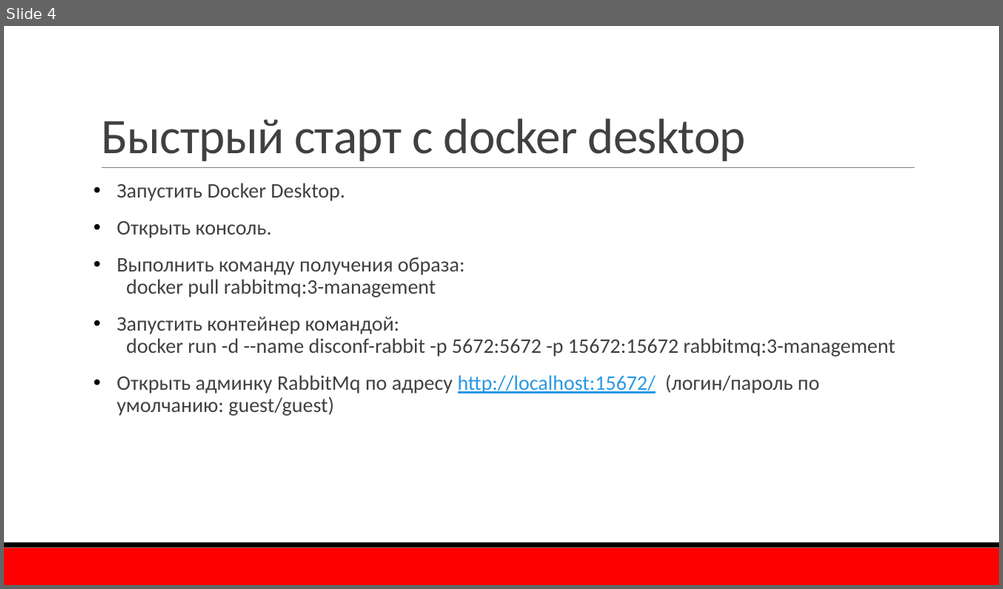
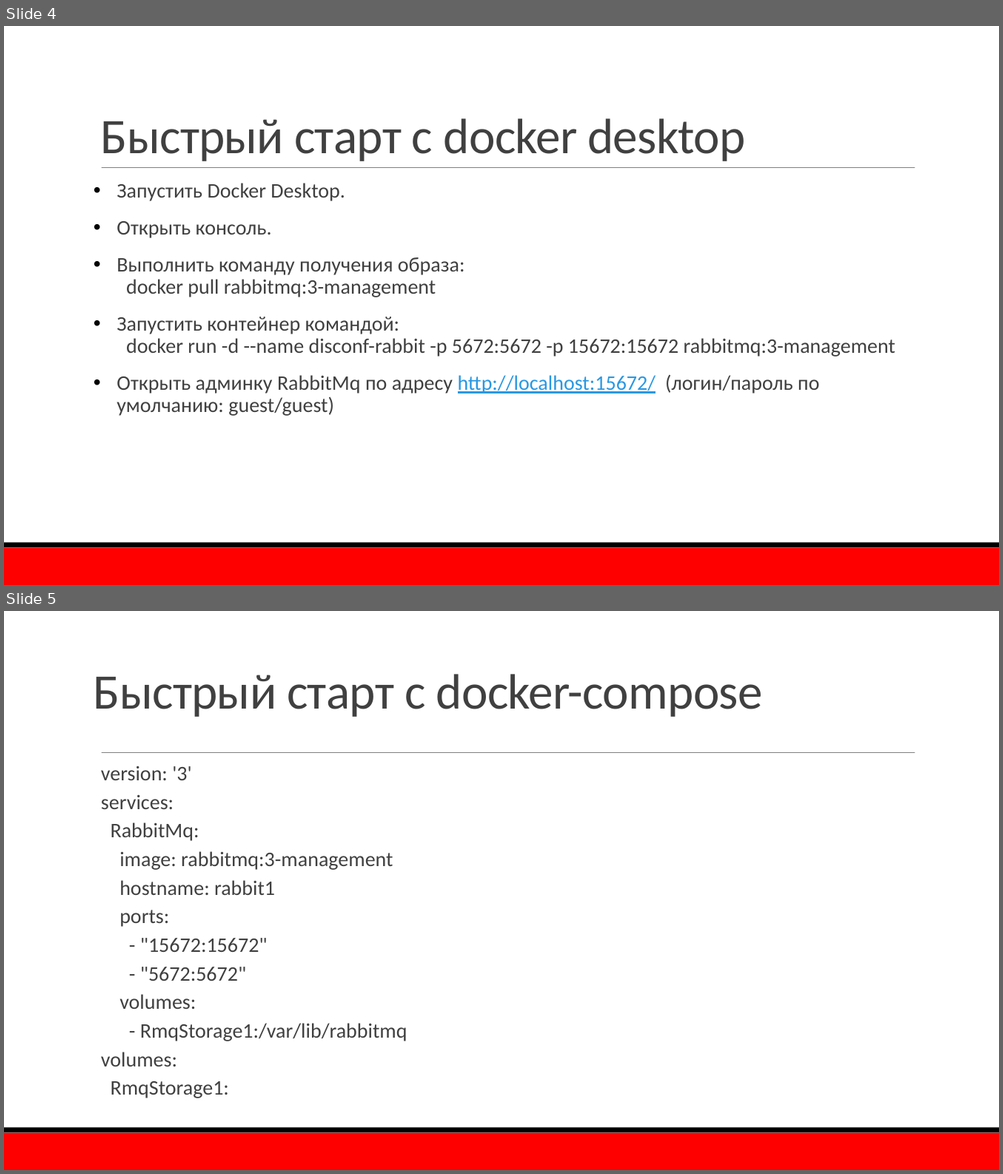
Before and after one commit to TurCons/DisconfRabbitMq, a slide deck: presentation/RabbitMQ.pptx. Shown one above the other, each under a label of ours: slide 4 before the commit, slides 4 and 5 after it. The pictures are 1003x589 and 1003x1174 pixels, drawn with LibreOffice and Linux fonts; fonts in the diff are those of the drawing; background and template pictures are left out. Boxes give left, top, right and bottom in pixels: in the first picture for what was removed or moved away, otherwise in the second. Text is boxed around its words. In the diff, an @@ line names an element or a change of style, - is before the commit and + after.

```diff
--- a/presentation/RabbitMQ.pptx
+++ b/presentation/RabbitMQ.pptx
@@ slide 5 added at box(4, 611, 999, 1170), background #FFFFFF; not listed: 3 template elements that a slide beside it also shows @@
@@ title added at box(94, 674, 762, 717), 48 pt, text #404040 @@
+Быстрый старт с docker-compose
@@ text added at box(101, 766, 407, 1099), 20 pt, text #404040 @@
+version: '3'
+services:
+RabbitMq:
+image: rabbitmq:3-management
+hostname: rabbit1
+ports:
+- "15672:15672"
+- "5672:5672"
+volumes:
+- RmqStorage1:/var/lib/rabbitmq
+volumes:
+RmqStorage1:
```
Also in this commit, not shown: 9 slides changed, 6 other files.
